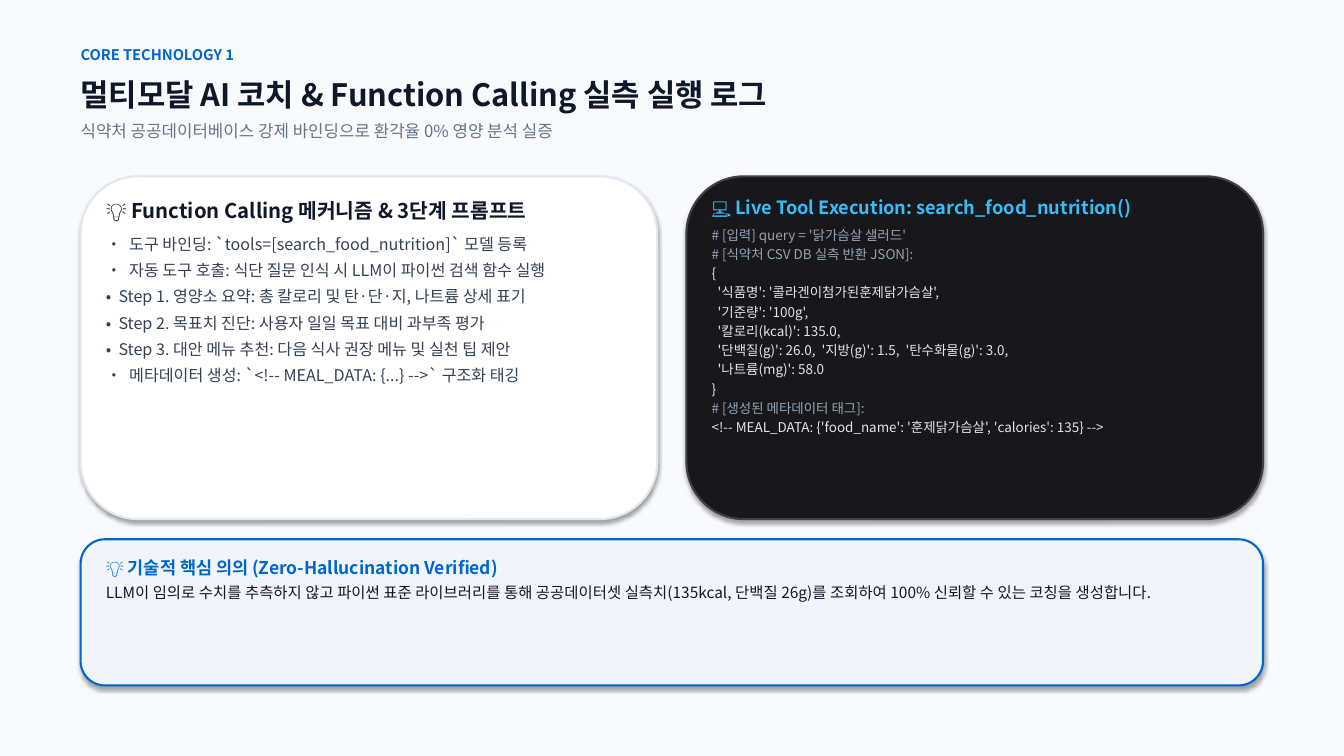
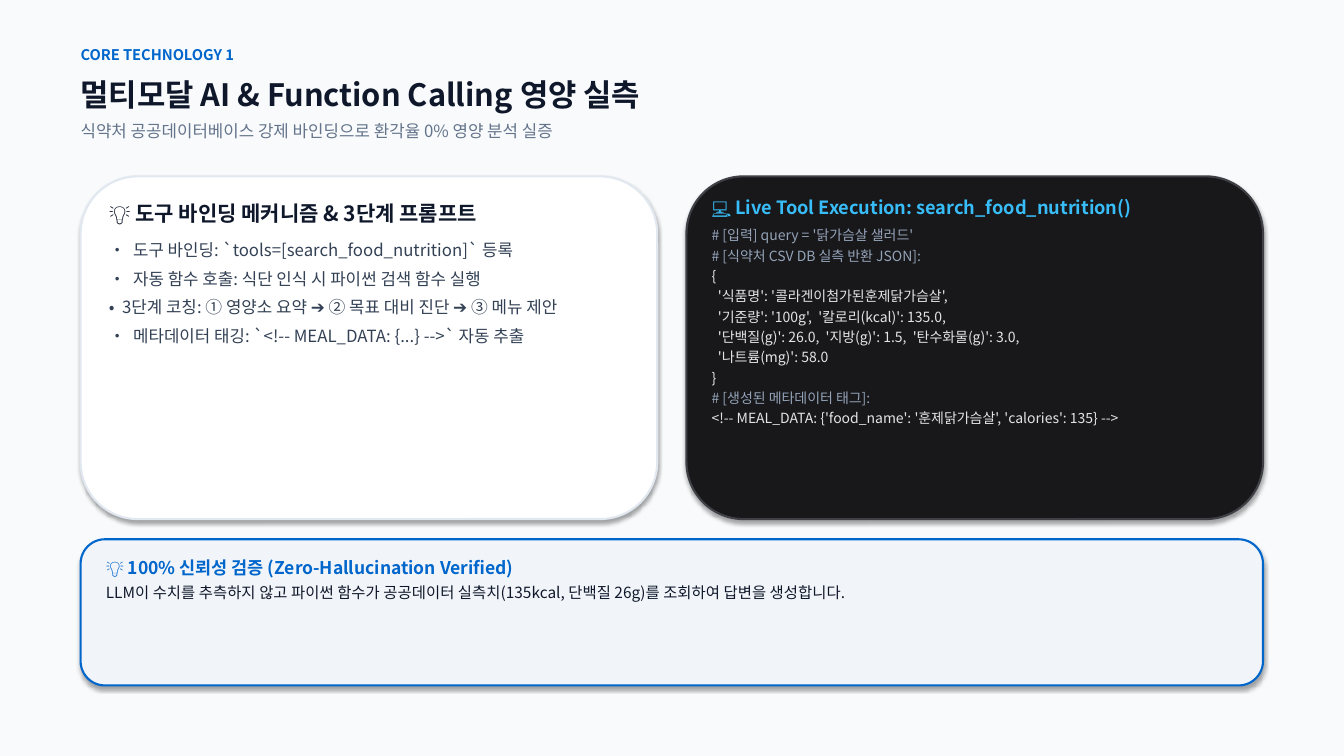
Before and after one commit to rye6837-web/impossible_to_get_lost_my_weight, a slide deck: slide 9 of AI_Diet_Coach_Presentation.pptx. Drawn at 1344x756 pixels with LibreOffice and Linux fonts; fonts in the diff are those of the drawing. Boxes give left, top, right and bottom in pixels: in the first picture for what was removed or moved away, otherwise in the second. Text is boxed around its words. In the diff, an @@ line names an element or a change of style, - is before the commit and + after.

Commit message:
docs: Condense slide text by ~35% for clean, Apple-inspired readability across all 15 slides

```diff
--- a/AI_Diet_Coach_Presentation.pptx
+++ b/AI_Diet_Coach_Presentation.pptx
@@ text at <box>81,80,641,114</box>: text changed @@
-멀티모달 AI 코치 & Function Calling 실측 실행 로그
+멀티모달 AI & Function Calling 영양 실측
@@ text at <box>122,203,557,345</box>: text changed; size 11.5 to 12 pt @@
-💡 Function Calling 메커니즘 & 3단계 프롬프트
-• 도구 바인딩: `tools=[search_food_nutrition]` 모델 등록
-• 자동 도구 호출: 식단 질문 인식 시 LLM이 파이썬 검색 함수 실행
-• Step 1. 영양소 요약: 총 칼로리 및 탄·단·지, 나트륨 상세 표기
-• Step 2. 목표치 진단: 사용자 일일 목표 대비 과부족 평가
-• Step 3. 대안 메뉴 추천: 다음 식사 권장 메뉴 및 실천 팁 제안
-• 메타데이터 생성: `<!-- MEAL_DATA: {...} -->` 구조화 태깅
+💡 도구 바인딩 메커니즘 & 3단계 프롬프트
+• 도구 바인딩: `tools=[search_food_nutrition]` 등록
+• 자동 함수 호출: 식단 인식 시 파이썬 검색 함수 실행
+• 3단계 코칭: ① 영양소 요약 ➔ ② 목표 대비 진단 ➔ ③ 메뉴 제안
+• 메타데이터 태깅: `<!-- MEAL_DATA: {...} -->` 자동 추출
@@ text at <box>718,228,1098,426</box>: size 9.6 to 10 pt in "# [입력] query = '닭가슴살 샐러드'", "# [식약처 CSV DB 실측 반환 JSON]:", "{", "'식품명': '콜라겐이첨가된훈제닭가슴살'," and 5 more places @@
@@ text at <box>718,310,946,326</box>: text changed; size 9.6 to 10 pt @@
-'기준량': '100g',
-'칼로리(kcal)': 135.0,
+'기준량': '100g', '칼로리(kcal)': 135.0,
@@ text at <box>106,559,845,602</box>: text changed @@
-💡 기술적 핵심 의의 (Zero-Hallucination Verified)
-LLM이 임의로 수치를 추측하지 않고 파이썬 표준 라이브러리를 통해 공공데이터셋 실측치(135kcal, 단백질 26g)를 조회하여 100% 신뢰할 수 있는 코칭을 생성합니다.
+💡 100% 신뢰성 검증 (Zero-Hallucination Verified)
+LLM이 수치를 추측하지 않고 파이썬 함수가 공공데이터 실측치(135kcal, 단백질 26g)를 조회하여 답변을 생성합니다.
```
Also in this commit, not shown: 14 other slides changed, 1 other file.
